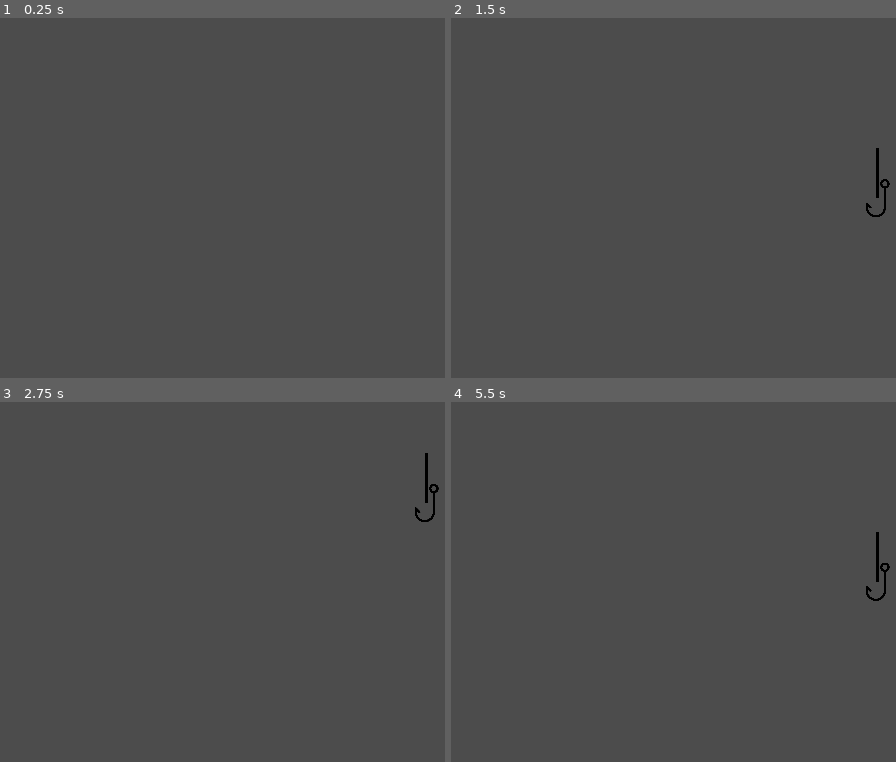
Above: before the commit, frames 1-4 (two rows, left to right).
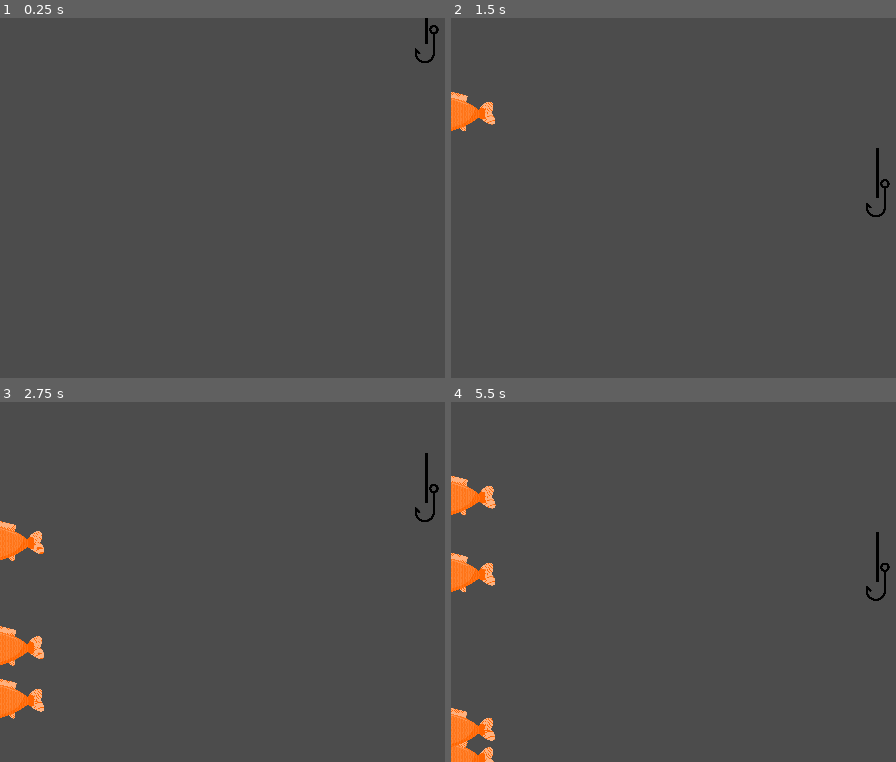
Above: after the commit, the same moments.

Repository: CSI-280-Fish-Game/Fish-Game
Game: Godot game, scene res://Main.tscn
Same seed, same stepped clock (60 frames per second), same inputs: the game is played once before the commit and once after it. Before the commit the project starts from res://Player.tscn.
Inputs (mouse positions are in pixels of both pictures, inside the frame that each line leads up to):
- Up to frame 1 (0.25 s): no input
- Up to frame 2 (1.5 s): move the mouse to (outside the picture) at 0.52 s; tap Enter at 1.25 s; move the mouse to (642, 216) at 1.27 s
- Up to frame 3 (2.75 s): move the mouse to (382, 502) at 2.02 s
- Up to frame 4 (5.5 s): move the mouse to (740, 654) at 2.77 s; move the mouse to (outside the picture) at 3.52 s; move the mouse to (580, 528) at 4.27 s; move the mouse to (802, 582) at 5.02 s

The runs differ from the first frame. In frame 1, 0.2% of the frame differs, in the area x 93-99%, y 0-13%; in frame 2, 0.6%; in frame 3, 1.9%; in frame 4, 2.3%, in the area x 0-11%, y 20-100%.

Commit message:
fish mobs now spawn
I attached the script necessary for the fish mob to spawn and follow a designated path, but for some reason the path isn't appearing on the game window. Currently a work in progress to get it the fish to follow the correct path.

Diff:
--- /dev/null
+++ b/Fishing Game - Godot/Main.gd
@@ -0,0 +1,43 @@
+extends Node
+
+# Declare member variables here.
+export var mob_scene: PackedScene
+var score
+
+
+# Called when the node enters the scene tree for the first time.
+func _ready():
+	new_game()
+
+func new_game():
+	# $Player.start($StartPosition.position)
+	$StartTimer.start()
+
+func _on_MobTimer_timeout():
+	# Create a new instance of the Mob scene.
+	var mob = mob_scene.instance()
+
+	# Choose a random location on Path2D.
+	var mob_spawn_location = get_node("MobPath/MobSpawnLocation")
+	mob_spawn_location.offset = randf()
+
+	# Set the mob's direction perpendicular to the path direction.
+	var direction = mob_spawn_location.rotation + PI / 2
+
+	# Set the mob's position to a random location.
+	mob.position = mob_spawn_location.position
+
+	# Add some randomness to the direction.
+	#direction += rand_range(-PI / 4, PI / 4)
+	#mob.rotation = direction
+
+	# Choose the velocity for the mob.
+	var velocity = Vector2(rand_range(150.0, 250.0), 0.0)
+	mob.linear_velocity = velocity.rotated(direction)
+
+	# Spawn the mob by adding it to the Main scene.
+	add_child(mob)
+
+
+func _on_StartTimer_timeout():
+	$MobTimer.start()
--- /dev/null
+++ b/Fishing Game - Godot/Main.tscn
@@ -0,0 +1,33 @@
+[gd_scene load_steps=5 format=2]
+
+[ext_resource path="res://Player.tscn" type="PackedScene" id=1]
+[ext_resource path="res://Mob.tscn" type="PackedScene" id=2]
+[ext_resource path="res://Main.gd" type="Script" id=3]
+
+[sub_resource type="Curve2D" id=1]
+_data = {
+"points": PoolVector2Array( 0, 0, 0, 0, 0, 96, 0, 0, 0, 0, 640, 96, 0, 0, 0, 0, 640, 360, 0, 0, 0, 0, 0, 360, 0, 0, 0, 0, 0, 96 )
+}
+
+[node name="Main" type="Node"]
+script = ExtResource( 3 )
+mob_scene = ExtResource( 2 )
+
+[node name="Player" parent="." instance=ExtResource( 1 )]
+position = Vector2( 480, 40 )
+
+[node name="MobTimer" type="Timer" parent="."]
+wait_time = 0.5
+
+[node name="MobPath" type="Path2D" parent="."]
+position = Vector2( -80, -104 )
+scale = Vector2( 0.25, 0.4573 )
+curve = SubResource( 1 )
+
+[node name="MobSpawnLocation" type="PathFollow2D" parent="MobPath"]
+position = Vector2( 0, 96 )
+
+[node name="StartTimer" type="Timer" parent="."]
+
+[connection signal="timeout" from="MobTimer" to="." method="_on_MobTimer_timeout"]
+[connection signal="timeout" from="StartTimer" to="." method="_on_StartTimer_timeout"]
--- a/Fishing Game - Godot/Mob.gd
+++ b/Fishing Game - Godot/Mob.gd
@@ -1,20 +1,12 @@
 extends RigidBody2D
 
-
-# Declare member variables here. Examples:
-# var a = 2
-# var b = "text"
+# Called when mob node enters scene for first time.
+func _ready():
+	$AnimatedSprite.play()
+	var mob_types = $AnimatedSprite.get_sprite_frames().get_animation_names()
+	$AnimatedSprite.animation = mob_types[randi() % mob_types.size()]  # randomly picks animation type
 
 
-# Called when the node enters the scene tree for the first time.
-func _ready():
-	$AnimatedSprite2D.play()
-	var mob_types = $AnimatedSprite2D.get_sprite_frames().get_animation_names()
-	$AnimatedSprite2D.animation = mob_types[randi() % mob_types.size()]  # randomly picks animation type
-
-
-# Called every frame. 'delta' is the elapsed time since the previous frame.
-#func _process(delta):
-#	pass
-func _on_visible_on_screen_notifier_2d_screen_exited():
+# Destroys mob instance when it leaves screen view.
+func _on_VisibilityNotifier2D_screen_exited() -> void:
 	queue_free()
--- a/Fishing Game - Godot/Mob.tscn
+++ b/Fishing Game - Godot/Mob.tscn
@@ -32,3 +32,5 @@
 shape = SubResource( 2 )
 
 [node name="VisibilityNotifier2D" type="VisibilityNotifier2D" parent="."]
+
+[connection signal="screen_exited" from="VisibilityNotifier2D" to="." method="_on_VisibilityNotifier2D_screen_exited"]
--- a/Fishing Game - Godot/project.godot
+++ b/Fishing Game - Godot/project.godot
@@ -11,7 +11,7 @@
 [application]
 
 config/name="Fishing Game"
-run/main_scene="res://Player.tscn"
+run/main_scene="res://Main.tscn"
 config/icon="res://icon.png"
 
 [display]
